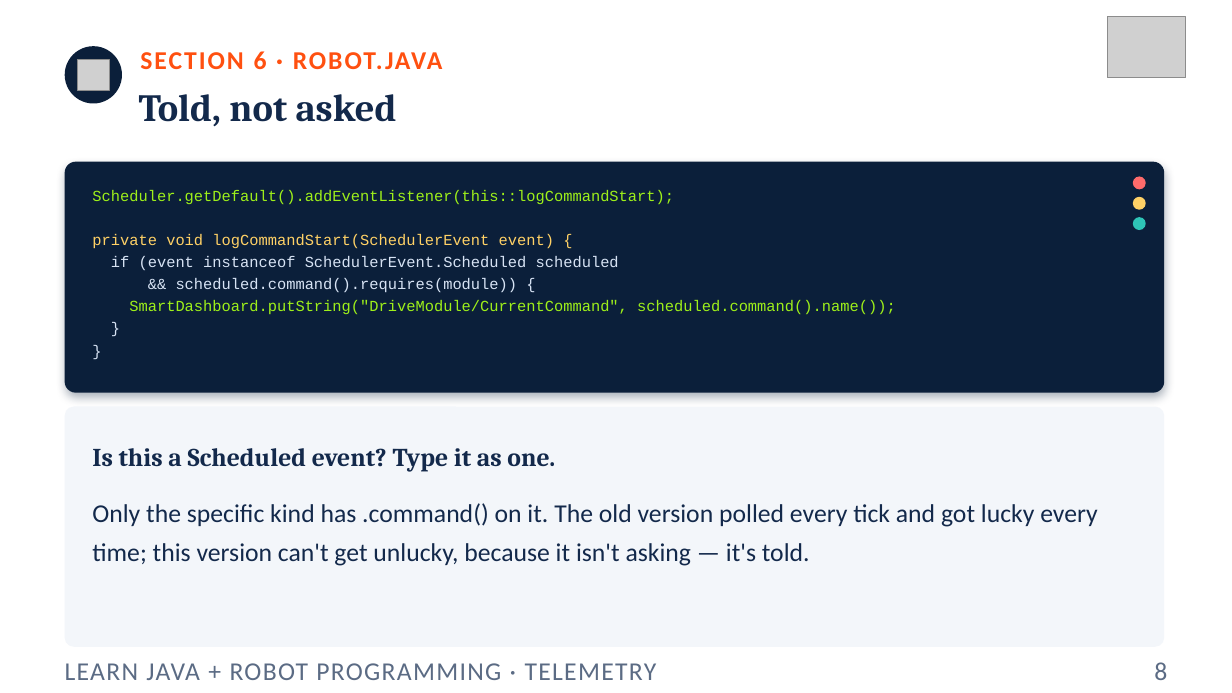
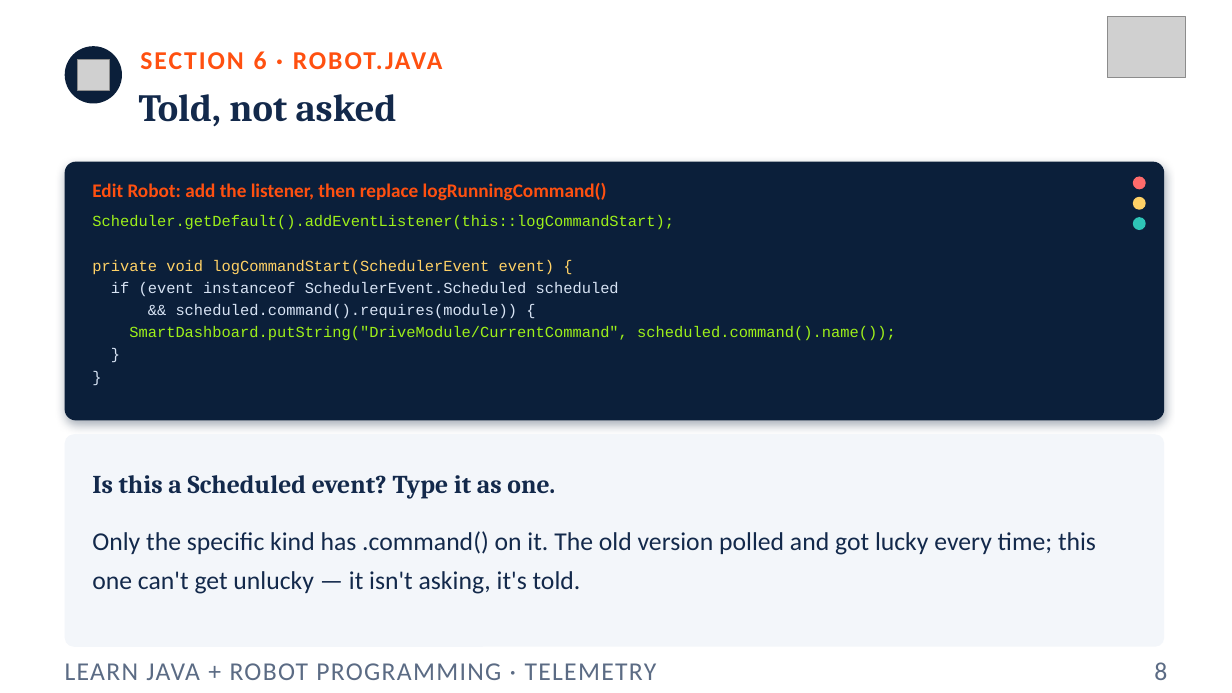
Before and after one commit to FRC5010/BasicRobotLessons, a slide deck: slide 8 of docs/presentations/v3/03-telemetry.pptx. Drawn at 1232x693 pixels with LibreOffice and Linux fonts; fonts in the diff are those of the drawing; grey boxes stand for pictures. Boxes give left, top, right and bottom in pixels: in the first picture for what was removed or moved away, otherwise in the second. Text is boxed around its words. In the diff, an @@ line names an element or a change of style, - is before the commit and + after.

```diff
--- a/docs/presentations/v3/03-telemetry.pptx
+++ b/docs/presentations/v3/03-telemetry.pptx
@@ rounded rectangle: place and size @@
-rounded rectangle at <box>65,162,1165,393</box>
+rounded rectangle at <box>65,162,1165,421</box>
@@ rounded rectangle at <box>65,162,1165,421</box>: proportions changed @@
@@ text "Scheduler.getDefault().addEventListener(this::logCommandStar ...": place and size @@
-text "Scheduler.getDefault().addEventListener(this::logCommandStar ..." at <box>92,190,896,314</box>
+text "Scheduler.getDefault().addEventListener(this::logCommandStar ..." at <box>92,215,896,340</box>
@@ text added at <box>92,183,607,201</box>, 15 pt, text #FF5010, bold @@
+Edit Robot: add the listener, then replace logRunningCommand()
@@ rounded rectangle at <box>65,434,1165,647</box>: proportions changed @@
@@ rounded rectangle: place and size @@
-rounded rectangle at <box>65,407,1165,647</box>
+rounded rectangle at <box>65,434,1165,647</box>
@@ text "Is this a Scheduled event? ...": place and size @@
-text "Is this a Scheduled event? ..." at <box>92,448,555,471</box>
+text "Is this a Scheduled event? ..." at <box>92,475,555,499</box>
@@ text at <box>92,531,1096,594</box>: text changed @@
-Only the specific kind has .command() on it. The old version polled every tick and got lucky every time; this version can't get unlucky, because it isn't asking — it's told.
+Only the specific kind has .command() on it. The old version polled and got lucky every time; this one can't get unlucky — it isn't asking, it's told.
```
Also in this commit, not shown: 4 other slides changed, 17 other files.
